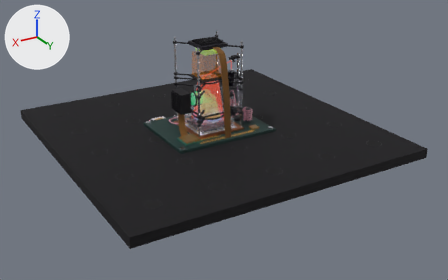
The glTF model biocpu/photonic-wetware-core.glb, before and after one commit.
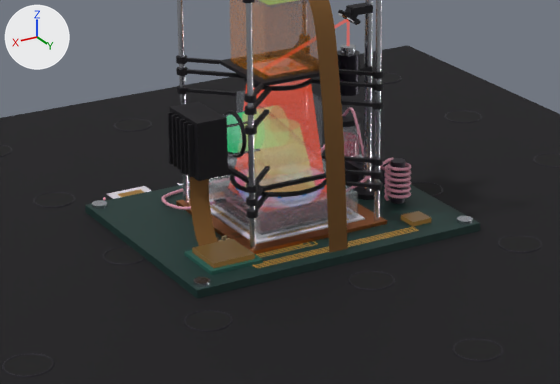
There are two pictures of each version: one whole from a camera (50 mm lens) standing at (0.1242, 0.22, 0.1002) and looking at (-0.0014, 0.0107, -0.0044), one close up on the part from 26% to 67% of the width and 19% to 65% of the height. Every picture has the same lights, and +X, +Y and +Z are marked at upper left. The last two pictures show the newer version. Where no turn or scale is listed for an object, it has been applied to the vertices. Vertices at exactly the same position are counted once.

The first close-up shows 'asic_41', 'asic_49', 'beam_4', 'board_14', 'board_16', 'board_18', 'board_32', 'board_34', 'board_36', 'board_38', 'board_9', 'breadboard_0', 'breadboard_6', 'breadboard_7', 'breadboard_instances', 'breadboard_instances.001', 'cage_198', 'chamber_69', 'crystal_151', 'dichroic_108', 'sensor_132', 'slm_179', 'thermal_50' and 81 more.
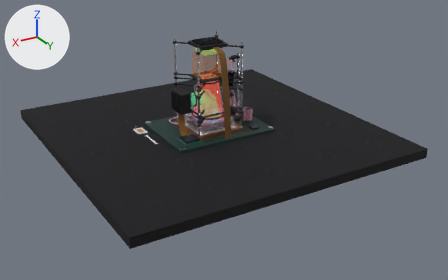
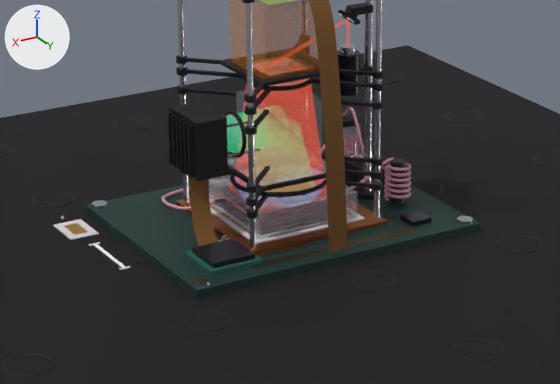
Commit message: Apply review fixes to the Photonic Wetware Core model

Boxes (x1, y1, x2, y2) around the edits, measured in the close-ups (560 x 384 px):
'asic_41', recoloured, surface changed (darker)
    both: (192, 239, 255, 268)
'breadboard_6', moved, rescaled
    before: (107, 186, 151, 199)
    after: (53, 219, 99, 240)
'asic_49', recoloured, surface changed (darker)
    both: (401, 211, 431, 226)
'breadboard_7', moved, rescaled
    before: (118, 189, 145, 197)
    after: (64, 223, 88, 235)
'board_38', recoloured, surface changed
    both: (257, 230, 419, 268)
'board_36', recoloured, surface changed
    both: (256, 229, 417, 267)
'board_34', recoloured, surface changed
    both: (255, 228, 415, 266)
'breadboard_3', moved, rescaled (not visible before)
    after: (93, 243, 125, 268)
'board_32', recoloured, surface changed
    both: (264, 227, 413, 262)
'board_14', recoloured, surface changed
    both: (260, 244, 317, 258)
'board_16', recoloured, surface changed
    both: (259, 244, 310, 256)
'board_18', recoloured, surface changed
    both: (256, 244, 303, 255)

Edits to the bpy script that builds the scene:
```text
Change mat_material_9:
    remove mat_material_9.emission_color = (0.256, 0.138, 0.0235)  # brown #8a682a
    remove mat_material_9.emission_strength = 1.0
Change mat_material_11:
    remove mat_material_11.emission_color = (0.119, 0.0643, 0.011)  # brown #61481b
    remove mat_material_11.emission_strength = 1.0
Change me_mesh_3:
    used by ob_breadboard_3; location = (0.0, 0.0, 0.0)
    remove me_mesh_3.from_pydata(...)  # 8 vertices, 12 faces; spans x -0.004..0.006, y -0.02085..-0.02035, z -0.00236..-0.00224
    add me_mesh_3.from_pydata(...)  # 8 vertices, 12 faces; spans x 0.02675..0.02725, y -0.006..0.004, z -0.00236..-0.00224
    me_mesh_3 part 1: the whole mesh is scaled about its middle by (0.05, 20, 1), then moved by (0.026, 0.0196, 0.0)
Change me_mesh_6:
    used by ob_breadboard_6; location = (0.0, 0.0, 0.0)
    remove me_mesh_6.from_pydata(...)  # 8 vertices, 12 faces; spans x 0.0108..0.0172, y -0.0231..-0.0187, z -0.0024..-0.0023
    add me_mesh_6.from_pydata(...)  # 8 vertices, 12 faces; spans x 0.0248..0.0292, y -0.0157..-0.0093, z -0.0024..-0.0023
    me_mesh_6 part 2: the whole mesh is scaled about its middle by (0.688, 1.45, 1), then moved by (0.013, 0.0084, 0.0)
Change me_mesh_7:
    used by ob_breadboard_7; location = (0.0, 0.0, 0.0)
    remove me_mesh_7.from_pydata(...)  # 8 vertices, 12 faces; spans x 0.01208..0.01593, y -0.02195..-0.01985, z -0.0023..-0.00224
    add me_mesh_7.from_pydata(...)  # 8 vertices, 12 faces; spans x 0.02595..0.02805, y -0.01443..-0.01058, z -0.0023..-0.00224
    me_mesh_7 part 3: the whole mesh is scaled about its middle by (0.545, 1.83, 1), then moved by (0.013, 0.0084, 0.0)
```
